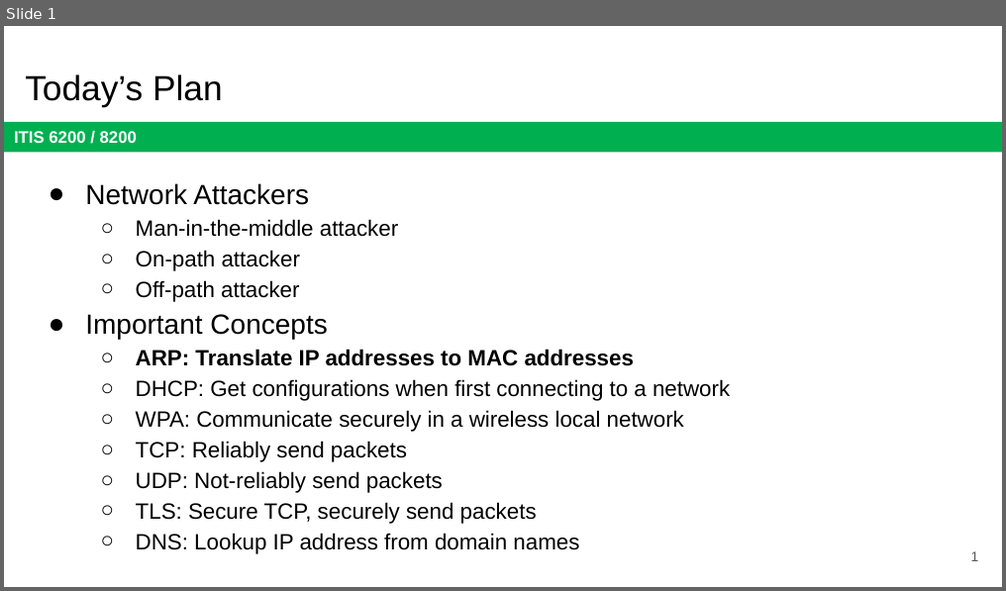
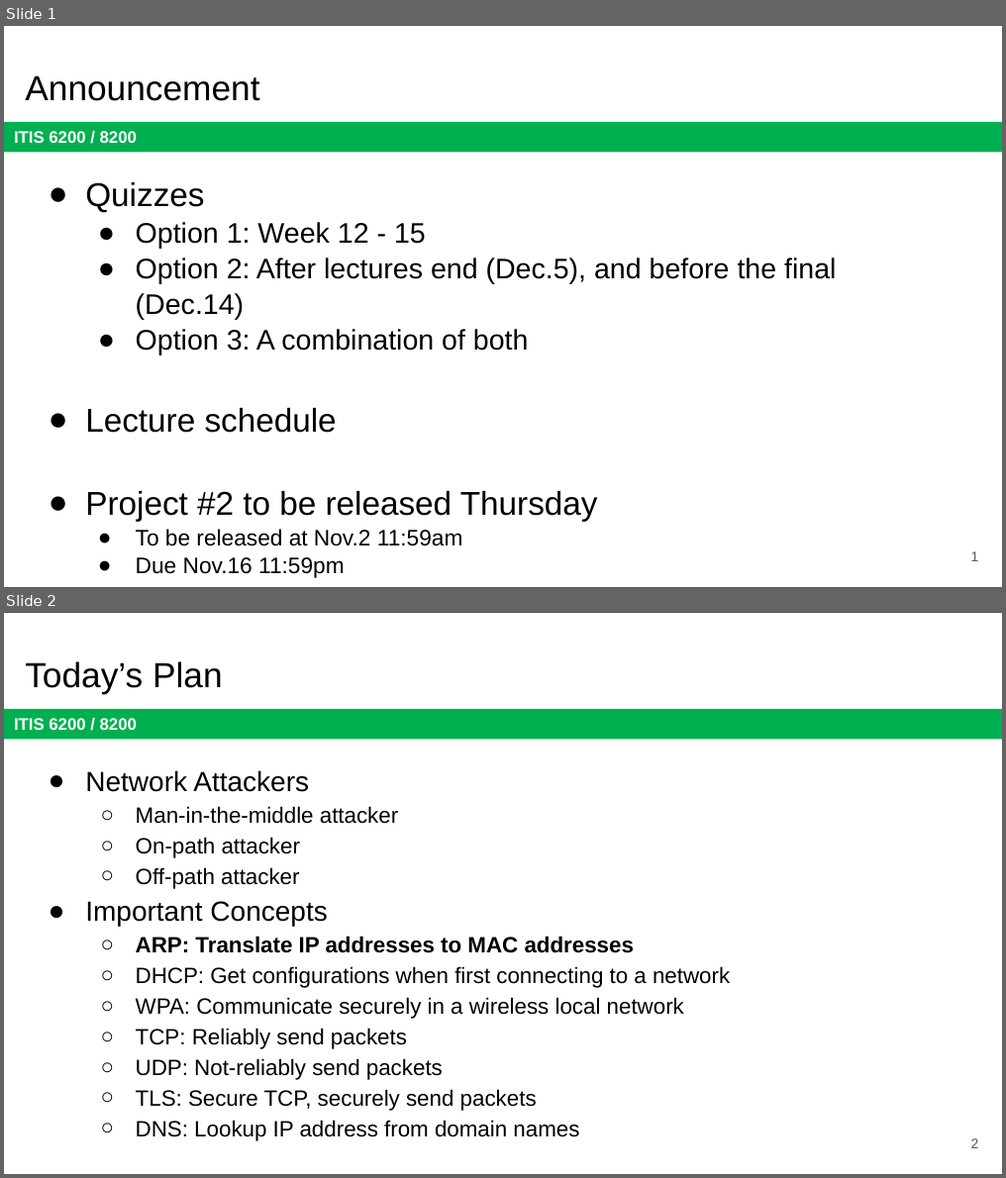
Before and after one commit to jx5c/github.io, a slide deck: teaching/ITIS6200/2023fa/lectures/lec15.ARP.pptx. Shown one above the other, each under a label of ours: slide 1 before the commit, slides 1 and 2 after it. The pictures are 1006x591 and 1006x1178 pixels, drawn with LibreOffice and Linux fonts; fonts in the diff are those of the drawing. Boxes give left, top, right and bottom in pixels: in the first picture for what was removed or moved away, otherwise in the second. Text is boxed around its words. In the diff, an @@ line names an element or a change of style, - is before the commit and + after.

```diff
--- a/teaching/ITIS6200/2023fa/lectures/lec15.ARP.pptx
+++ b/teaching/ITIS6200/2023fa/lectures/lec15.ARP.pptx
@@ slide 1 added at (4, 26, 1002, 587), background #FFFFFF; not listed: 1 template element that a slide beside it also shows @@
@@ title added at (25, 76, 259, 101), 25.2 pt, text #000000 @@
+Announcement
@@ text added at (85, 182, 836, 578), 20.4 pt, text #000000 @@
+● Quizzes
+  ● Option 1: Week 12 - 15
+  ● Option 2: After lectures end (Dec.5), and before the final (Dec.14)
+  ● Option 3: A combination of both
+● Lecture schedule
+● Project #2 to be released Thursday
+  ● To be released at Nov.2 11:59am
+  ● Due Nov.16 11:59pm
@@ page number added at (971, 552, 979, 562), 10 pt, text #595959 @@
+1
@@ what was slide 1 is now slide 2 @@
@@ page number at (971, 1139, 979, 1149): text changed @@
-1
+2
```
Also in this commit, not shown: 2 other files.
